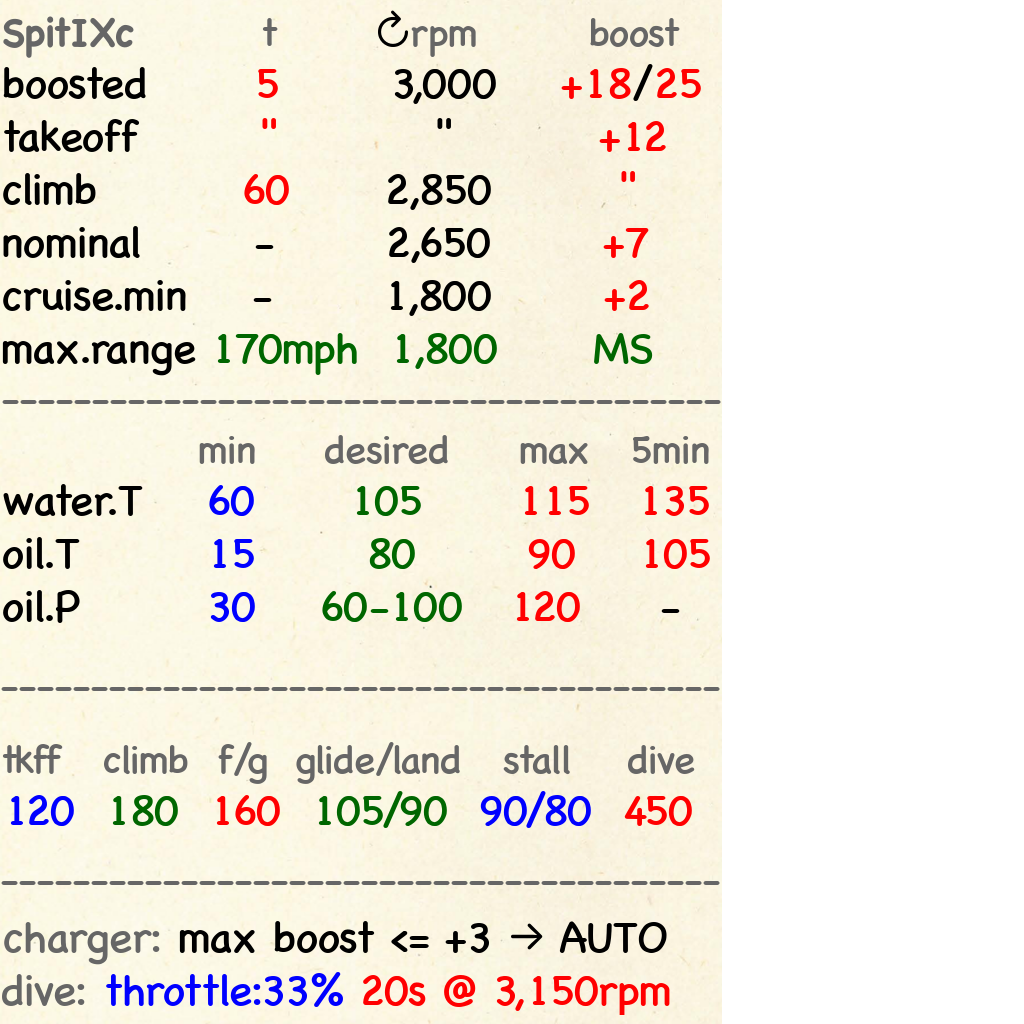
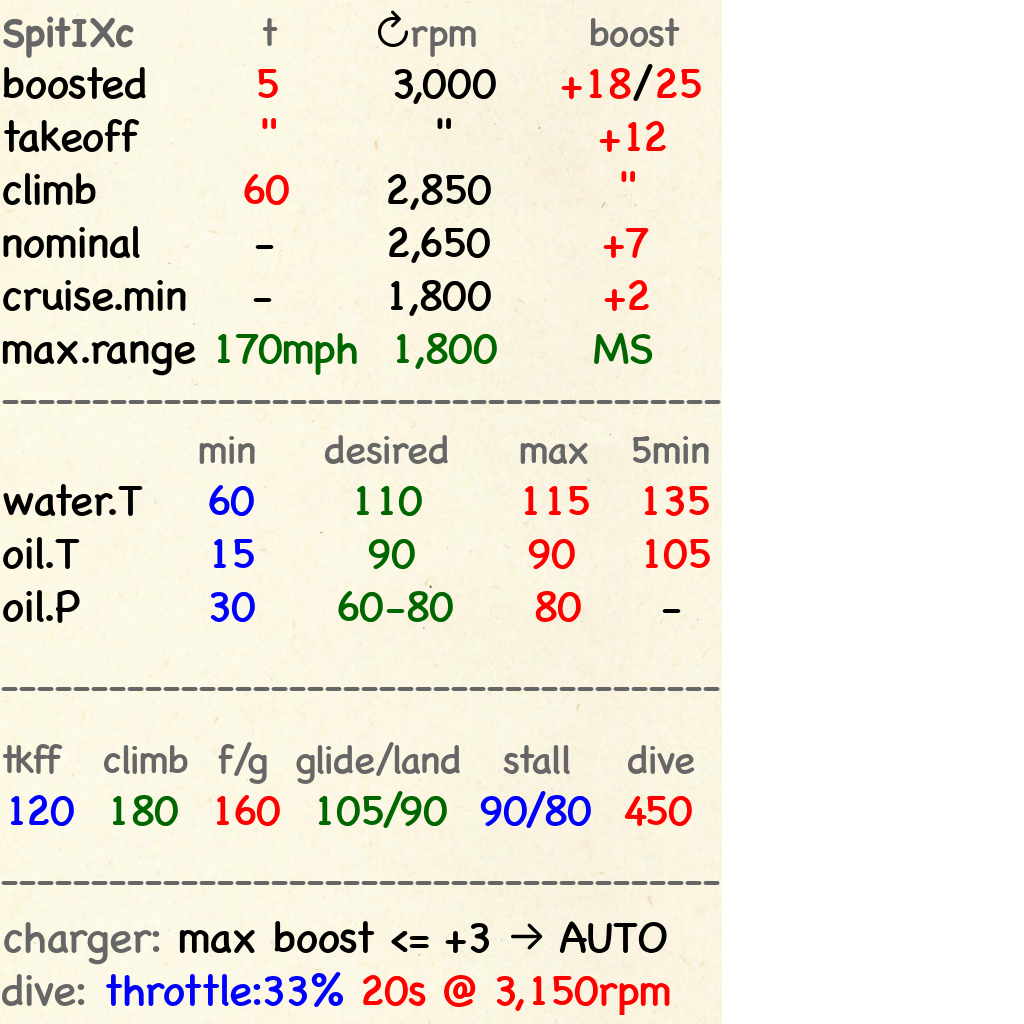
Layer changes from the first 1024 × 1024 image to the second:
painted on "min desired ..." over box(322, 486, 681, 622)
